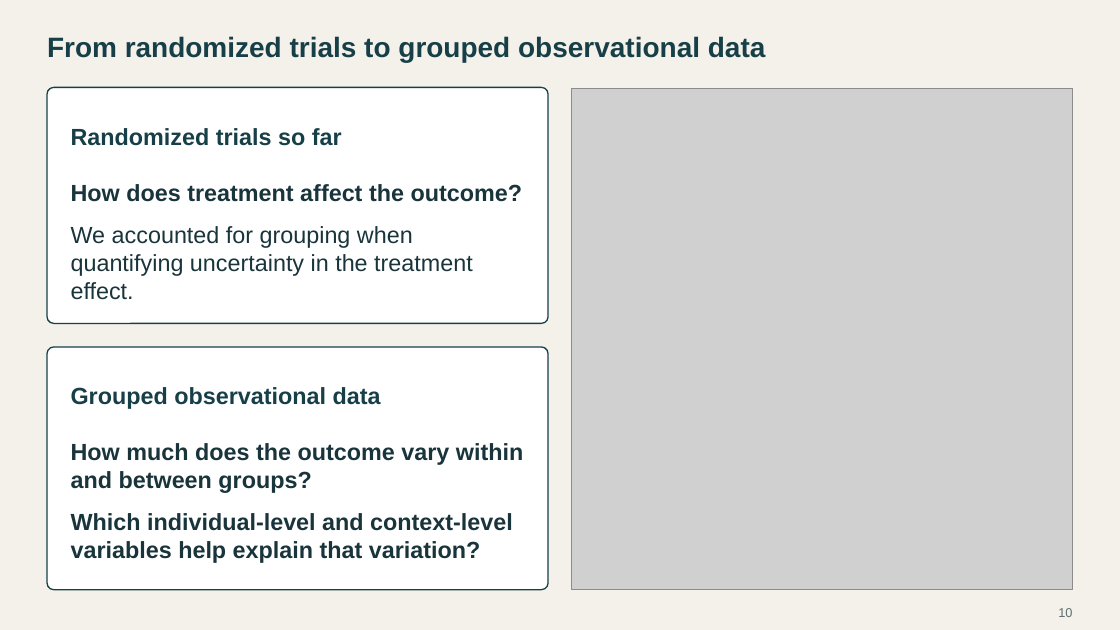
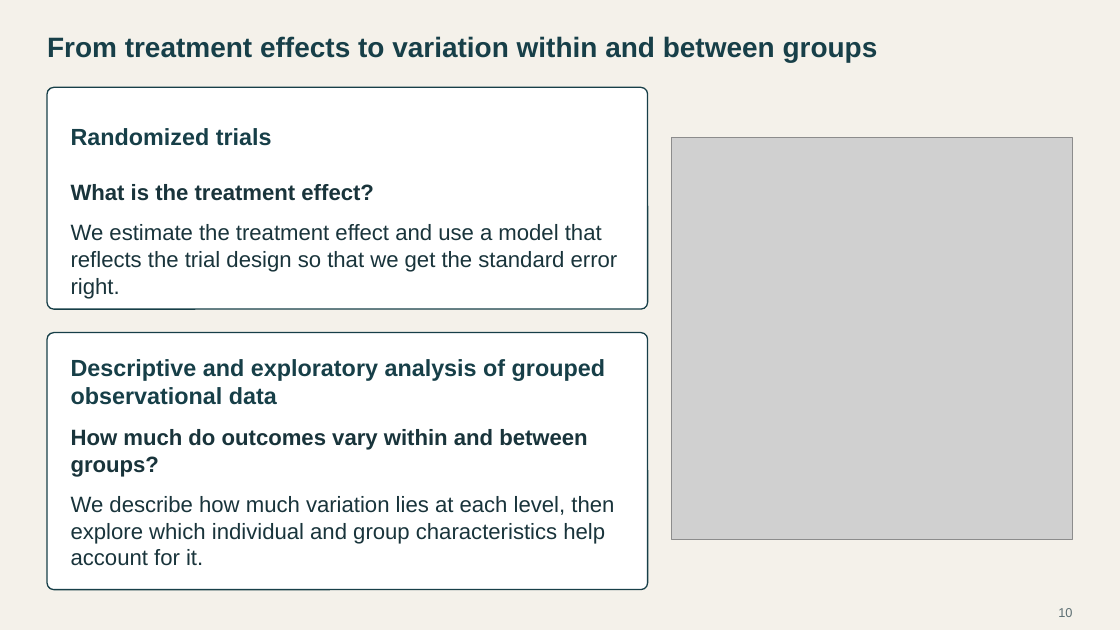
Before and after one commit to Postmus/BeyondMLR, a slide deck: slide 10 of lectures_2627/week3/Beyond_MLR_Week_3.pptx. Drawn at 1120x630 pixels with LibreOffice and Linux fonts; fonts in the diff are those of the drawing; grey boxes stand for pictures. Boxes give left, top, right and bottom in pixels: in the first picture for what was removed or moved away, otherwise in the second. Text is boxed around its words. In the diff, an @@ line names an element or a change of style, - is before the commit and + after.

```diff
--- a/lectures_2627/week3/Beyond_MLR_Week_3.pptx
+++ b/lectures_2627/week3/Beyond_MLR_Week_3.pptx
@@ text at <box>47,36,878,62</box>: text changed @@
-From randomized trials to grouped observational data
+From treatment effects to variation within and between groups
@@ rounded rectangle at <box>47,87,648,309</box>: proportions changed @@
@@ rounded rectangle: place and size @@
-rounded rectangle at <box>47,87,548,323</box>
+rounded rectangle at <box>47,87,648,309</box>
@@ text at <box>71,128,272,146</box>: text changed @@
-Randomized trials so far
+Randomized trials
@@ picture: place and size @@
-picture at <box>571,88,1072,589</box>
+picture at <box>671,138,1073,539</box>
@@ text at <box>71,184,618,299</box>: text changed; size 20 to 19 pt @@
-How does treatment affect the outcome?
-We accounted for grouping when quantifying uncertainty in the treatment effect.
+What is the treatment effect?
+We estimate the treatment effect and use a model that reflects the trial design so that we get the standard error right.
@@ rounded rectangle: place and size @@
-rounded rectangle at <box>47,347,548,590</box>
+rounded rectangle at <box>47,333,648,590</box>
@@ rounded rectangle at <box>47,333,648,590</box>: proportions changed @@
@@ text at <box>71,359,605,405</box>: text changed @@
-Grouped observational data
+Descriptive and exploratory analysis of grouped observational data
@@ text at <box>71,429,614,566</box>: text changed; size 20 to 19 pt; bold off @@
-How much does the outcome vary within and between groups?
-Which individual-level and context-level variables help explain that variation?
+How much do outcomes vary within and between groups?
+We describe how much variation lies at each level, then explore which individual and group characteristics help account for it.
```
Also in this commit, not shown: 2 other files.
